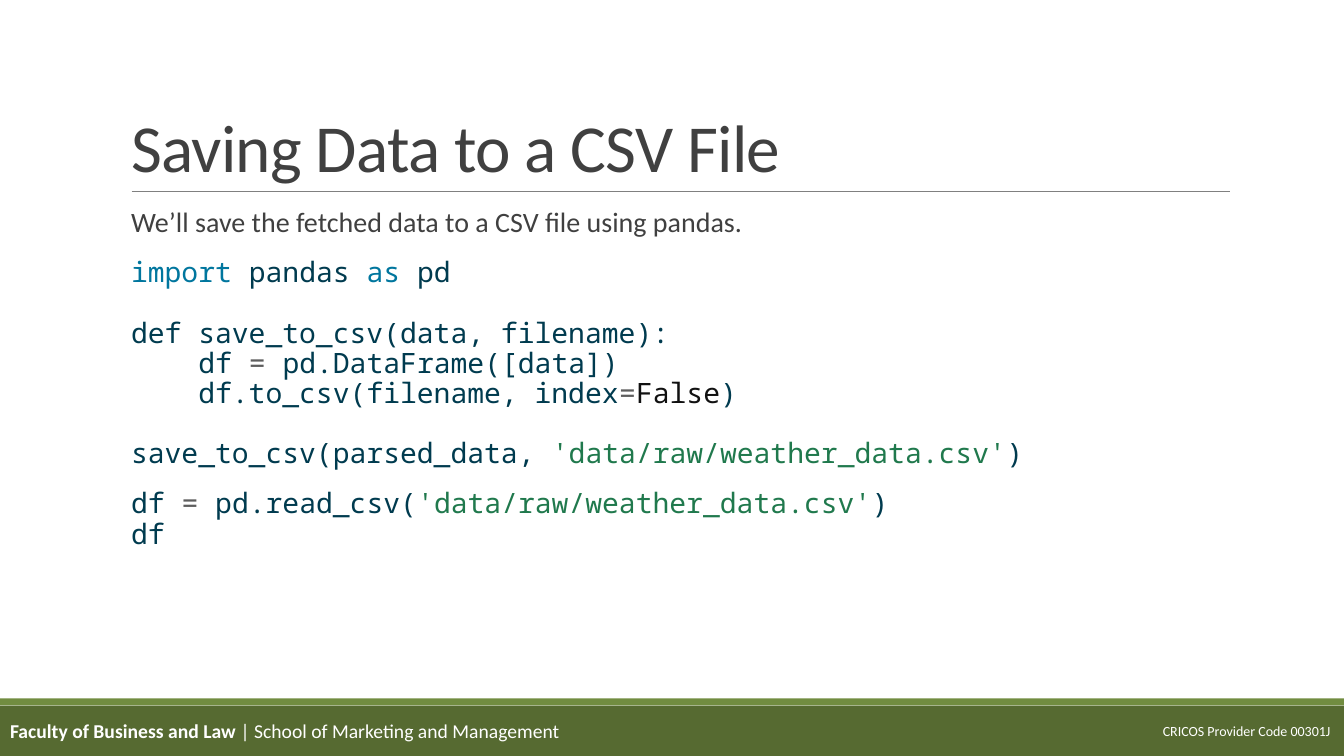
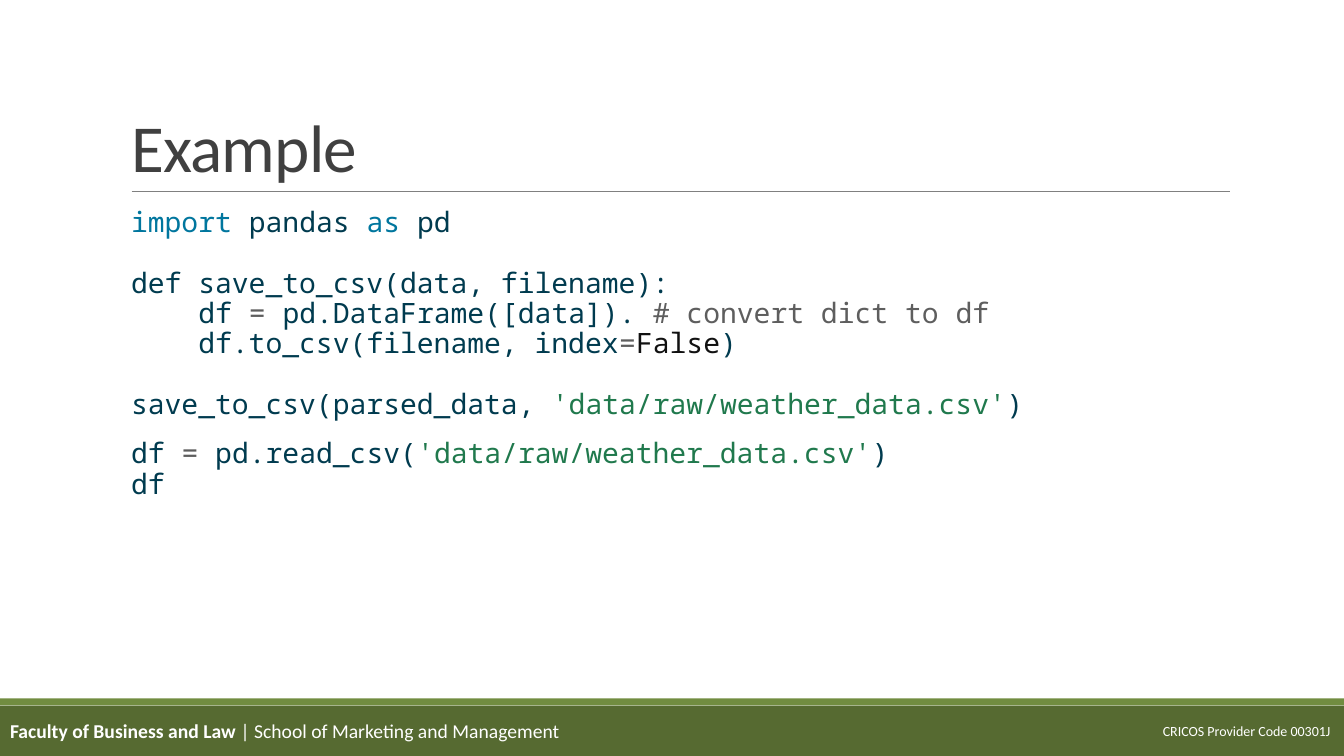
Before and after one commit to teaching-repositories/weather-dashboard-source, a slide deck: slide 13 of slides/02_fetching_data.pptx (slide 8 before the commit). Drawn at 1344x756 pixels with LibreOffice and Linux fonts; fonts in the diff are those of the drawing; background and template pictures are left out. Boxes give left, top, right and bottom in pixels: in the first picture for what was removed or moved away, otherwise in the second. Text is boxed around its words. In the diff, an @@ line names an element or a change of style, - is before the commit and + after.

```diff
--- a/slides/02_fetching_data.pptx
+++ b/slides/02_fetching_data.pptx
@@ title at [131,125,357,183]: text changed @@
-Saving Data to a CSV File
+Example
@@ text at [131,210,1023,421]: text changed @@
-  We’ll save the fetched data to a CSV file using pandas.
-import pandas as pd
-def save_to_csv(data, filename):
-df = pd.DataFrame([data])
-df.to_csv(filename, index=False)
-save_to_csv(parsed_data, 'data/raw/weather_data.csv')
+import pandas as pd
+def save_to_csv(data, filename):
+df = pd.DataFrame([data]). # convert dict to df
+df.to_csv(filename, index=False)
+save_to_csv(parsed_data, 'data/raw/weather_data.csv')
```
Also in this commit, not shown: 5 other slides changed, 6 slides added, 44 other files.
